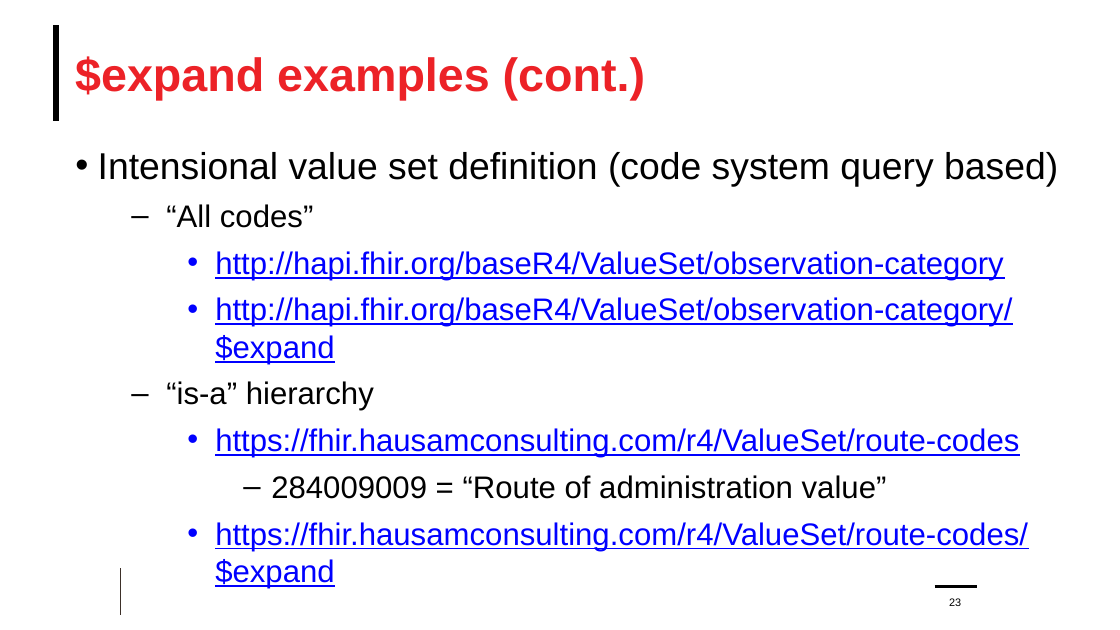
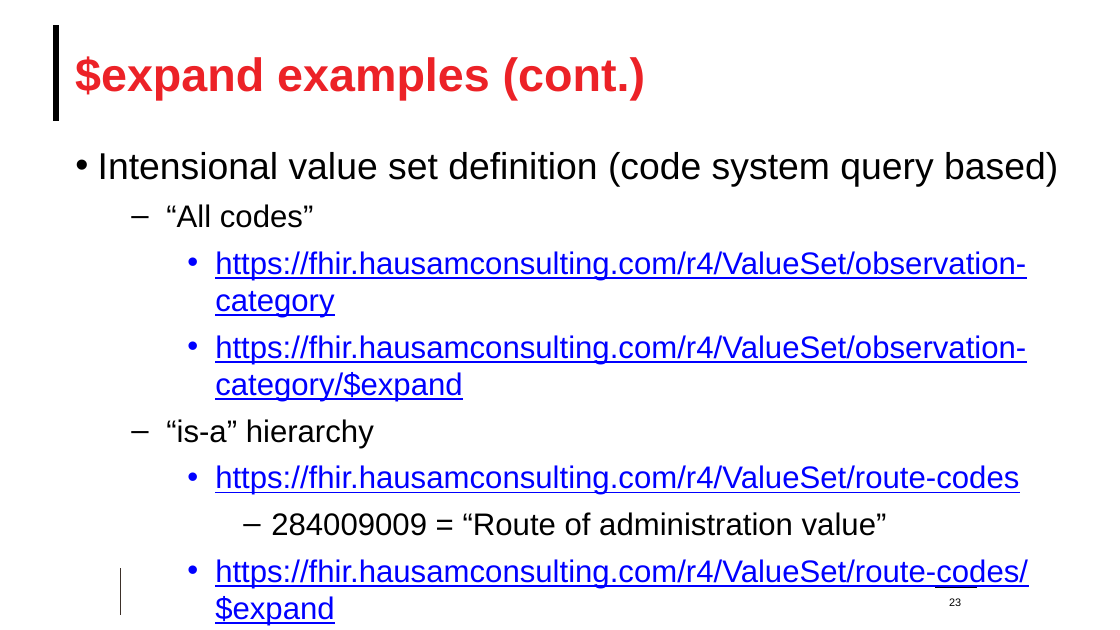
Before and after one commit to FHIR/documents, a slide deck: slide 23 of presentations/2021-11 Webinars/HL7 FHIR Terminology/FHIR-Terminology-Part-2-2021-12-01.pptx. Drawn at 1120x630 pixels with LibreOffice and Linux fonts; fonts in the diff are those of the drawing; background and template pictures are left out. Boxes give left, top, right and bottom in pixels: in the first picture for what was removed or moved away, otherwise in the second. Text is boxed around its words. In the diff, an @@ line names an element or a change of style, - is before the commit and + after.

```diff
--- a/presentations/2021-11 Webinars/HL7 FHIR Terminology/FHIR-Terminology-Part-2-2021-12-01.pptx
+++ b/presentations/2021-11 Webinars/HL7 FHIR Terminology/FHIR-Terminology-Part-2-2021-12-01.pptx
@@ text at box(215, 251, 1026, 401): text changed @@
-    • http://hapi.fhir.org/baseR4/ValueSet/observation-category
-    • http://hapi.fhir.org/baseR4/ValueSet/observation-category/$expand
+    • https://fhir.hausamconsulting.com/r4/ValueSet/observation-category
+    • https://fhir.hausamconsulting.com/r4/ValueSet/observation-category/$expand
```
Also in this commit, not shown: 13 other slides changed, 7 slides added, 2 slides removed.
